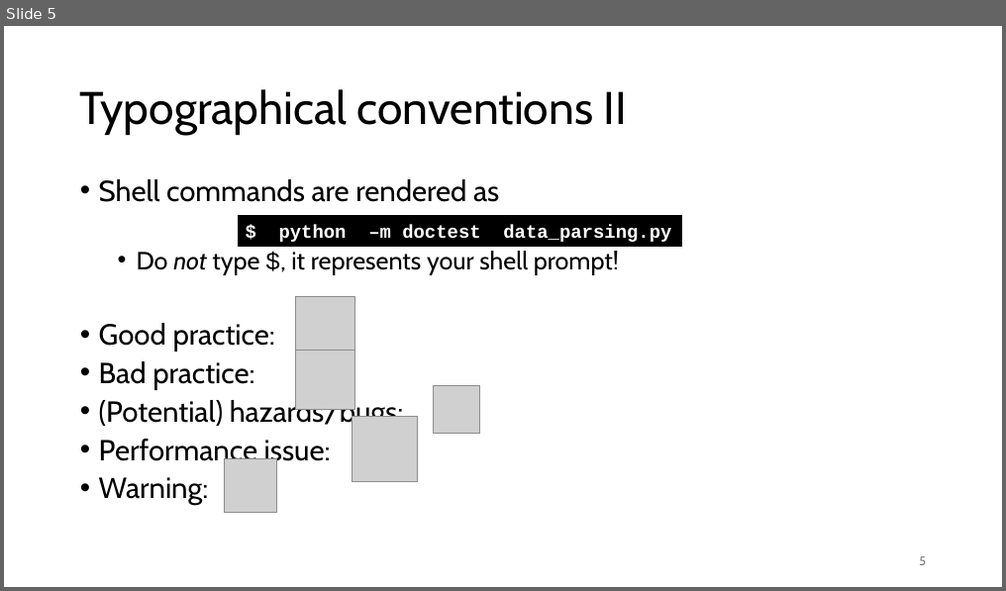
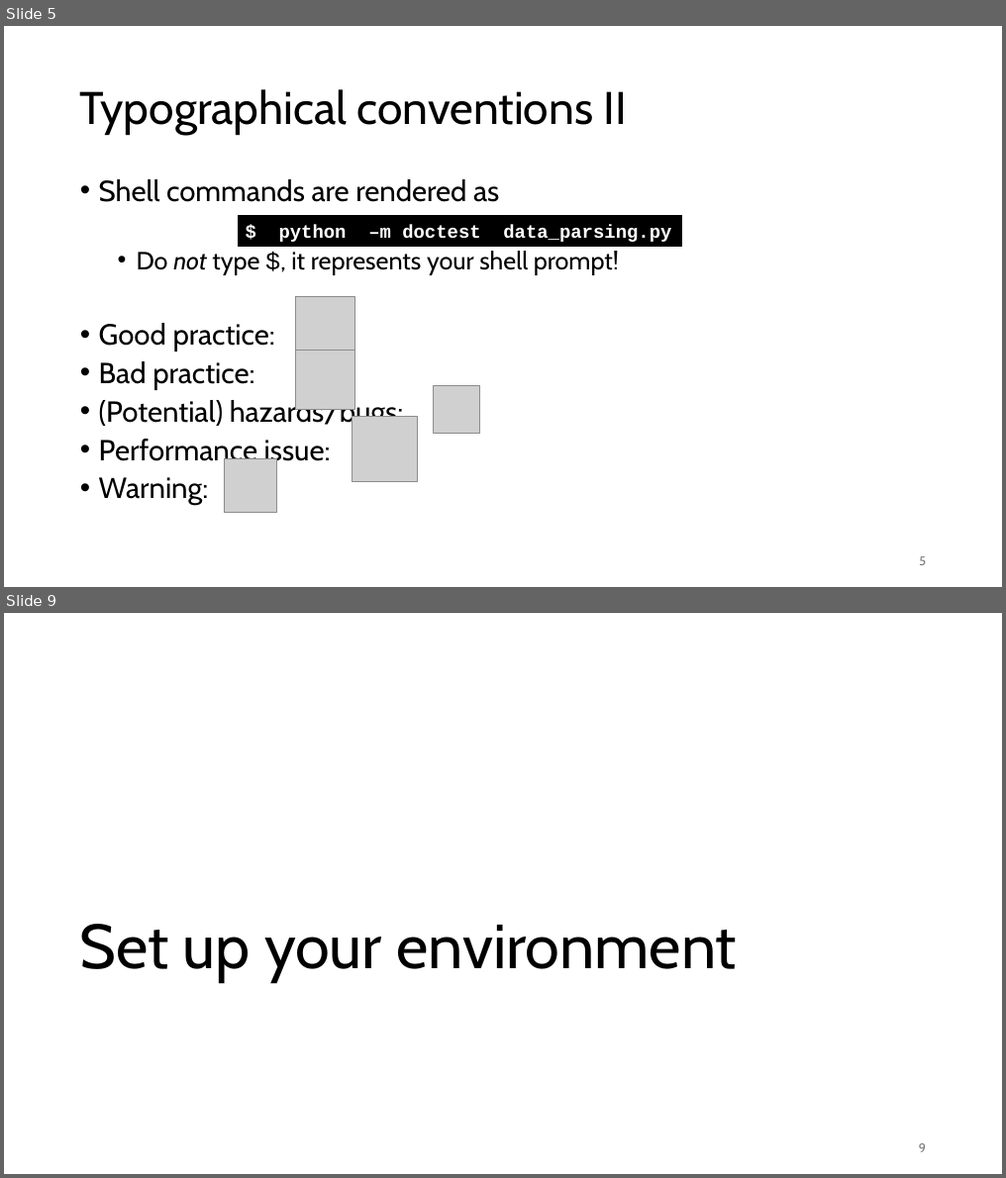
Before and after one commit to gjbex/Best-practices-for-data-science-on-HPC, a slide deck: best_practices_for_data_science_on_hpc.pptx. Shown one above the other, each under a label of ours: slide 5 before the commit, slides 5 and 9 after it; the slides between them are not shown. The pictures are 1006x591 and 1006x1178 pixels, drawn with LibreOffice and Linux fonts; fonts in the diff are those of the drawing; grey boxes stand for pictures. Boxes give left, top, right and bottom in pixels: in the first picture for what was removed or moved away, otherwise in the second. Text is boxed around its words. In the diff, an @@ line names an element or a change of style, - is before the commit and + after.

```diff
--- a/best_practices_for_data_science_on_hpc.pptx
+++ b/best_practices_for_data_science_on_hpc.pptx
@@ slide 9 added at bbox=[4, 613, 1002, 1174], background #FFFFFF @@
@@ title added at bbox=[79, 924, 737, 983], 60 pt, text #000000 @@
+Set up your environment
@@ page number added at bbox=[919, 1144, 926, 1153], 12 pt, text #797979 @@
+9
```
Also in this commit, not shown: 1 slide changed, 7 other slides added, 1 slide removed.
